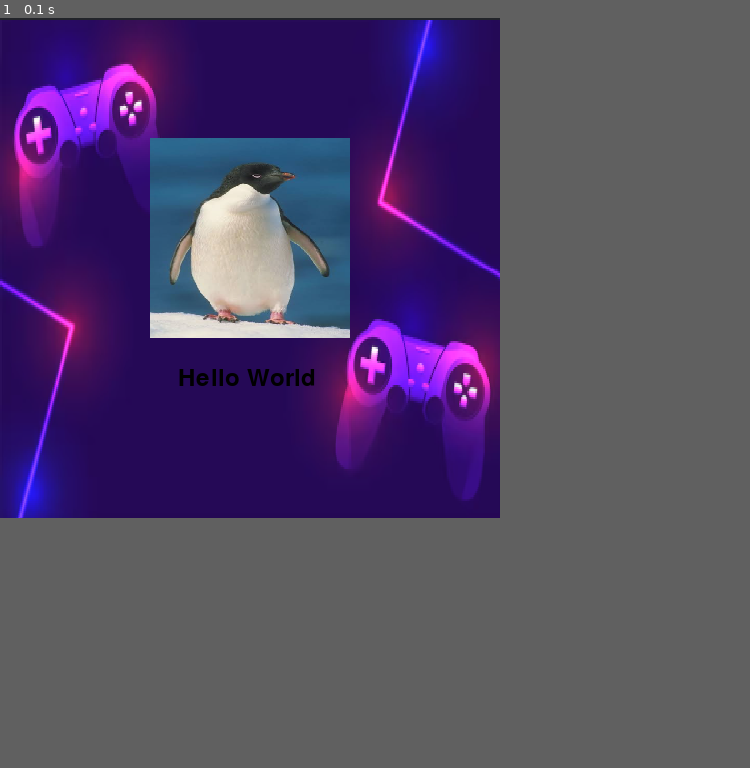
Above: before the commit, frame 1.
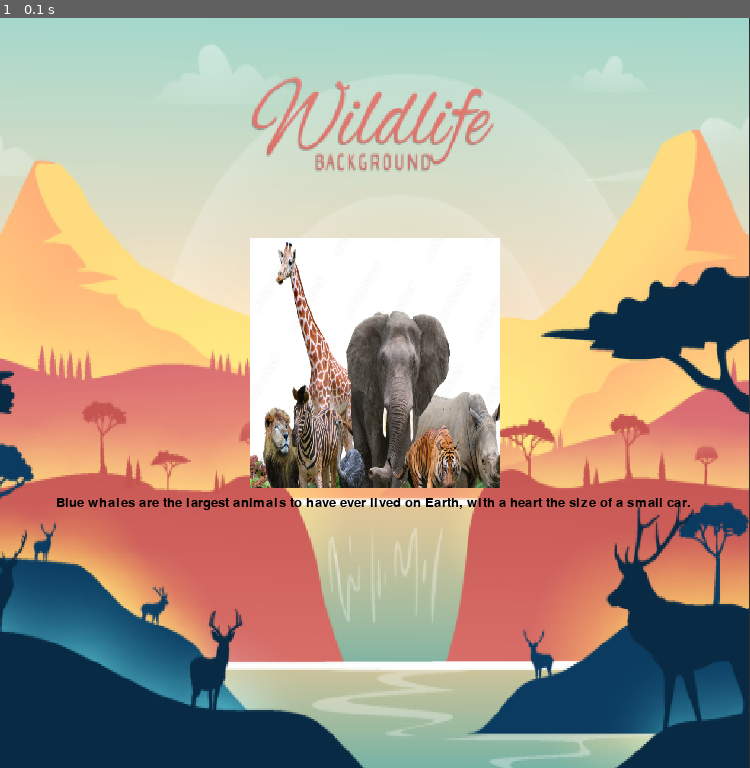
Above: after the commit, the same moment.

Repository: SiddhShah123/Lesson-1-activity-1
Game: pygame game, started from wild_life.py
Two runs of this game, one before a commit and one after it. Both use one fixed random seed, a clock stepped at 60 frames per second and the inputs below.
Inputs:
- Up to frame 1 (0.1 s): no input
In our replay, the window is 500x500 before the commit and 750x750 after it. These sizes can differ from the game's own. Grey fills any space a smaller window leaves; there, only what the larger window draws over its background counts as a difference.

The runs differ from the first frame. In frame 1, 89% of the frame differs, in the area x 0-100%, y 0-100%.

Commit message:
wildlife

Diff:
--- a/wild_life.py
+++ b/wild_life.py
@@ -2,24 +2,24 @@
 
 # Initialize Pygame and screen dimensions.
 pygame.init()
-SCREEN_WIDTH, SCREEN_HEIGHT = 500, 500
+SCREEN_WIDTH, SCREEN_HEIGHT = 750, 750
 
 # Initialize display surface and set title
 display_surface = pygame.display.set_mode((SCREEN_WIDTH, SCREEN_HEIGHT))
-pygame.display.set_caption('Adding image and background image')
+pygame.display.set_caption('Wild life and Facts')
 
 # Load and scale images directly
 background_image = pygame.transform.scale(
-    pygame.image.load('game_background.png').convert(),
+    pygame.image.load('wildlife_background.png').convert(),
     (SCREEN_WIDTH, SCREEN_HEIGHT))
 
-penguin_image = pygame.transform.scale(
-    pygame.image.load('penguin.png').convert_alpha(), (200, 200))
-penguin_rect = penguin_image.get_rect(center=(SCREEN_WIDTH // 2,
+animals_image = pygame.transform.scale(
+    pygame.image.load('animals.png').convert_alpha(), (250, 250))
+animals_rect = animals_image.get_rect(center=(SCREEN_WIDTH // 2,
     SCREEN_HEIGHT // 2 - 30))
 
 # Initialize font, render text, and set text position
-text = pygame.font.Font(None, 36).render('Hello World ', True,
+text = pygame.font.Font(None, 20).render('Blue whales are the largest animals to have ever lived on Earth, with a heart the size of a small car. ', True,
     pygame.Color('black'))
 text_rect = text.get_rect(center=(SCREEN_WIDTH // 2, SCREEN_HEIGHT // 2 + 110))
 
@@ -32,7 +32,7 @@
                 running = False
 
         display_surface.blit(background_image, (0, 0))
-        display_surface.blit(penguin_image, penguin_rect)
+        display_surface.blit(animals_image, animals_rect)
         display_surface.blit(text, text_rect)
 
         pygame.display.flip()
Binary file added: animals.png
